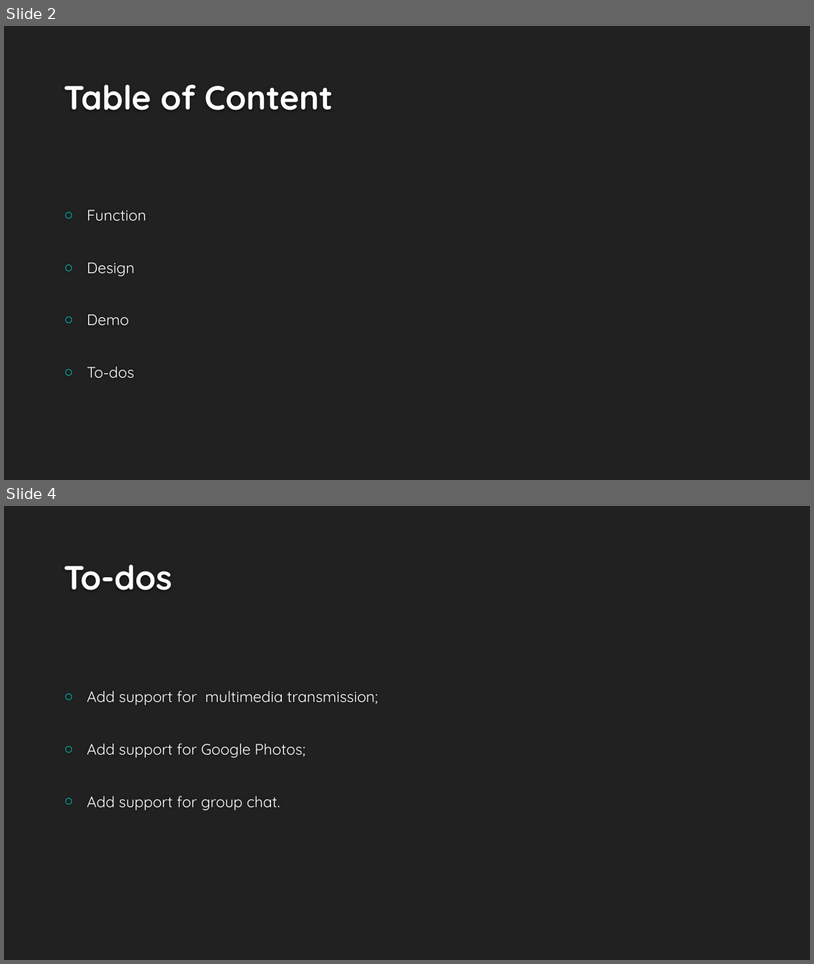
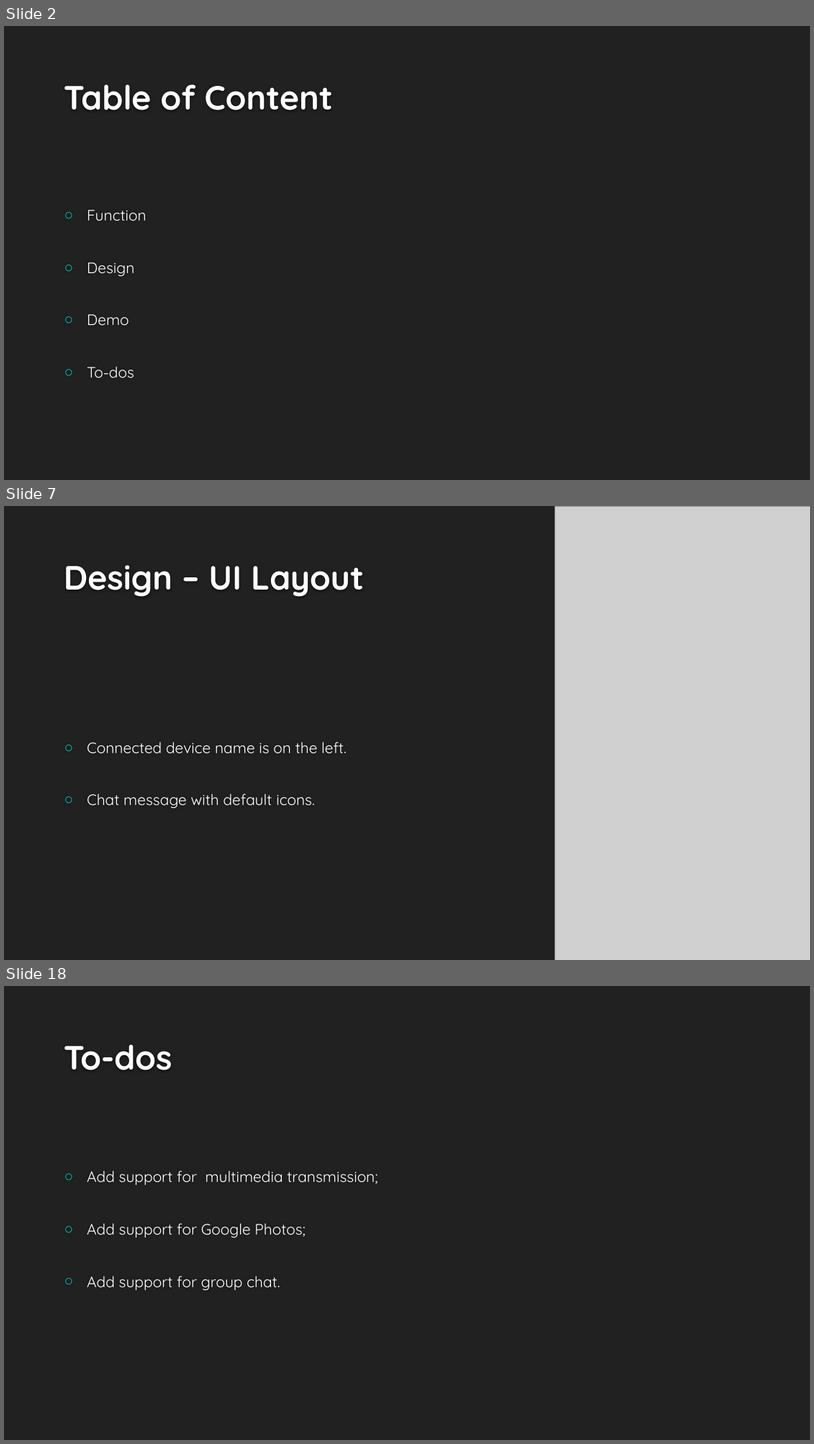
Before and after one commit to peiZ-peter/BluetoothChat, a slide deck: Presentation.pptx. Shown one above the other, each under a label of ours: slides 2 and 4 before the commit, slides 2, 7 and 18 after it; the slides between them are not shown. The pictures are 814x964 and 814x1444 pixels, drawn with LibreOffice and Linux fonts; fonts in the diff are those of the drawing; grey boxes stand for pictures; background and template pictures are left out. Boxes give left, top, right and bottom in pixels: in the first picture for what was removed or moved away, otherwise in the second. Text is boxed around its words. In the diff, an @@ line names an element or a change of style, - is before the commit and + after.

```diff
--- a/Presentation.pptx
+++ b/Presentation.pptx
@@ slide 7 added at (4,506,810,960), background #212121 @@
@@ picture added at (555,506,810,960) @@
@@ title added at (64,565,364,597), 40 pt, text #FEFEFE, bold @@
+Design – UI Layout
@@ text added at (87,741,347,808), 18 pt, text #FFFFFF @@
+○ Connected device name is on the left.
+○ Chat message with default icons.
@@ what was slide 4 is now slide 18 @@
```
Also in this commit, not shown: 1 slide changed, 13 other slides added, 26 other files.
